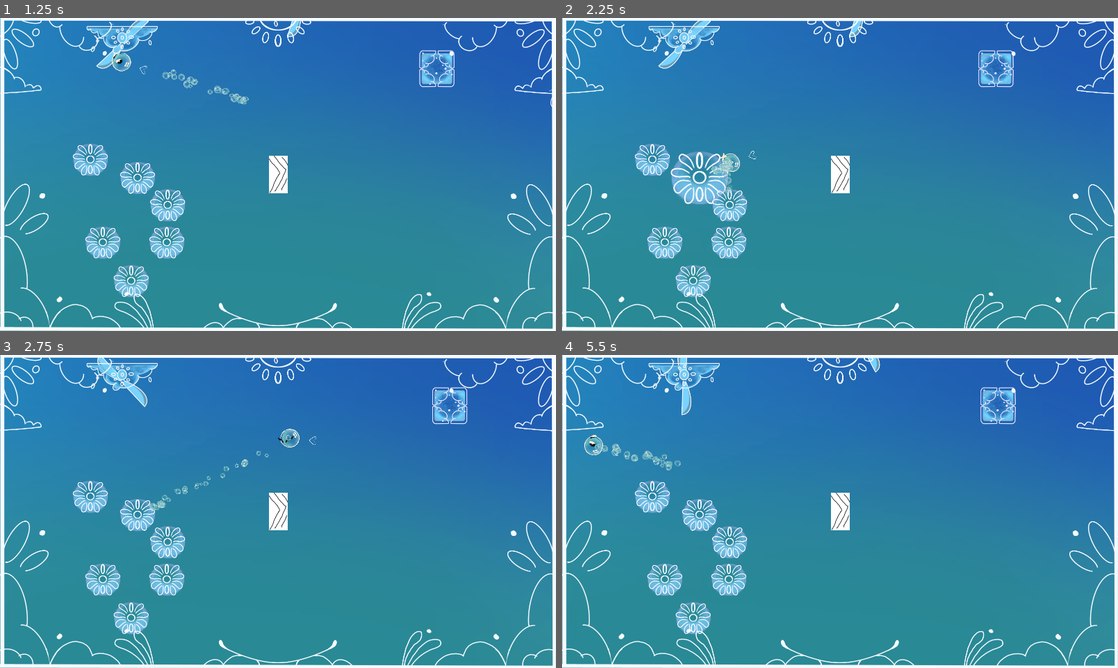
Above: before the commit, frames 1-4 (two rows, left to right).
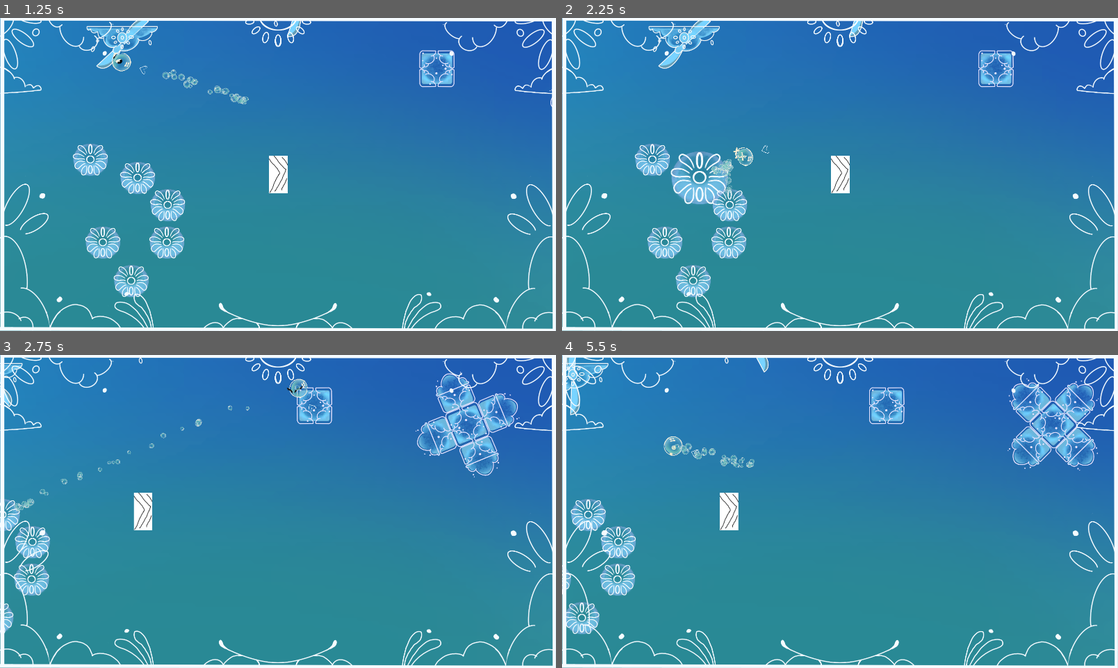
Above: after the commit, the same moments.

Repository: davifarhi/GGJ25-CrashSim-Untitled
Game: Godot game, scene res://scenes/TestPhysique.tscn
The game is run twice, just before and just after one commit, with the same random seed, the same clock (stepped at 60 frames per second) and the same inputs. This scene is started directly instead of the project's main scene.
Inputs (mouse positions are in pixels of both pictures, inside the frame that each line leads up to):
- Up to frame 1 (1.25 s): move the mouse to (400, 158) at 0.52 s; click (400, 158) at 0.6 s
- Up to frame 2 (2.25 s): move the mouse to (728, 190) at 1.27 s; tap Delete at 1.35 s; move the mouse to (895, 105) at 2.02 s; click (895, 105) at 2.1 s
- Up to frame 3 (2.75 s): no input
- Up to frame 4 (5.5 s): move the mouse to (812, 574) at 2.77 s; tap Delete at 2.85, 4.35 s; move the mouse to (1006, 558) at 3.52 s; click (1006, 558) at 3.6 s; move the mouse to (673, 464) at 4.27 s; move the mouse to (867, 511) at 5.02 s; click (867, 511) at 5.1 s

Frame 1 is identical in both runs. In frame 2, 0.2% of the frame differs, in the area x 28-38%, y 40-50%; in frame 3, 8.9%; in frame 4, 11%, in the area x 0-97%, y 0-90%.

Commit message:
Increase power of bumpers

Diff:
--- a/ggj-crashsim-untilted/scenes/obstacles/round_bumper.tscn
+++ b/ggj-crashsim-untilted/scenes/obstacles/round_bumper.tscn
@@ -55,7 +55,7 @@
 freeze = true
 continuous_cd = 1
 script = ExtResource("1_avqpm")
-bump_impulse_multiplier = 1000.0
+bump_impulse_multiplier = 2000.0
 
 [node name="CollisionShape2D" type="CollisionShape2D" parent="BumperBody"]
 shape = SubResource("CircleShape2D_qejpg")
